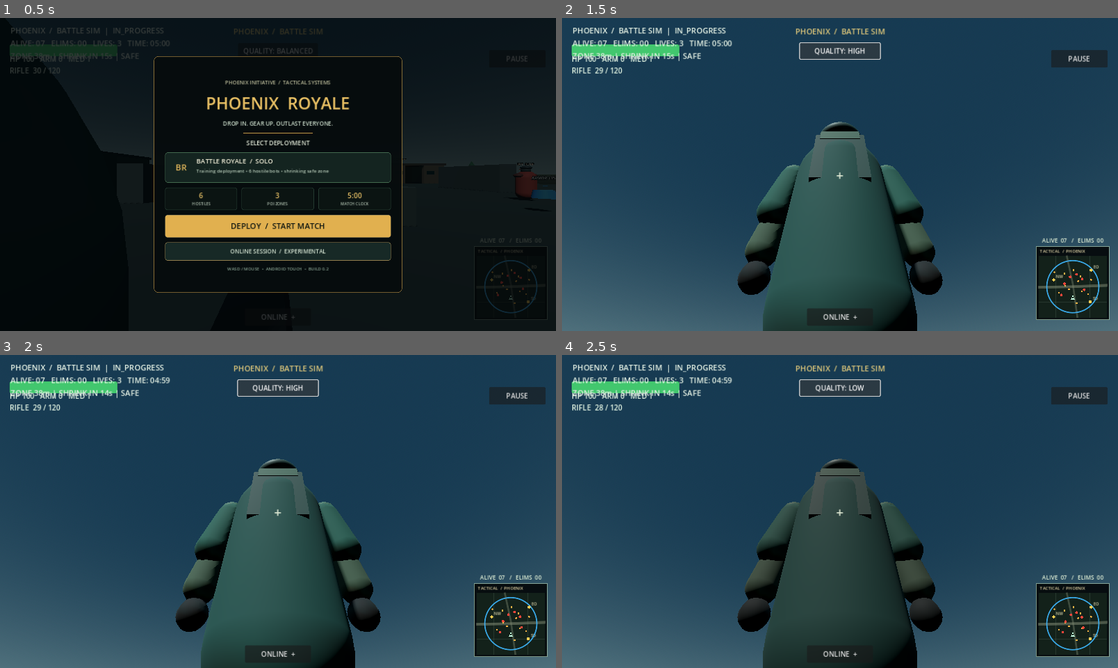
Above: before the commit, frames 1-4 (two rows, left to right).
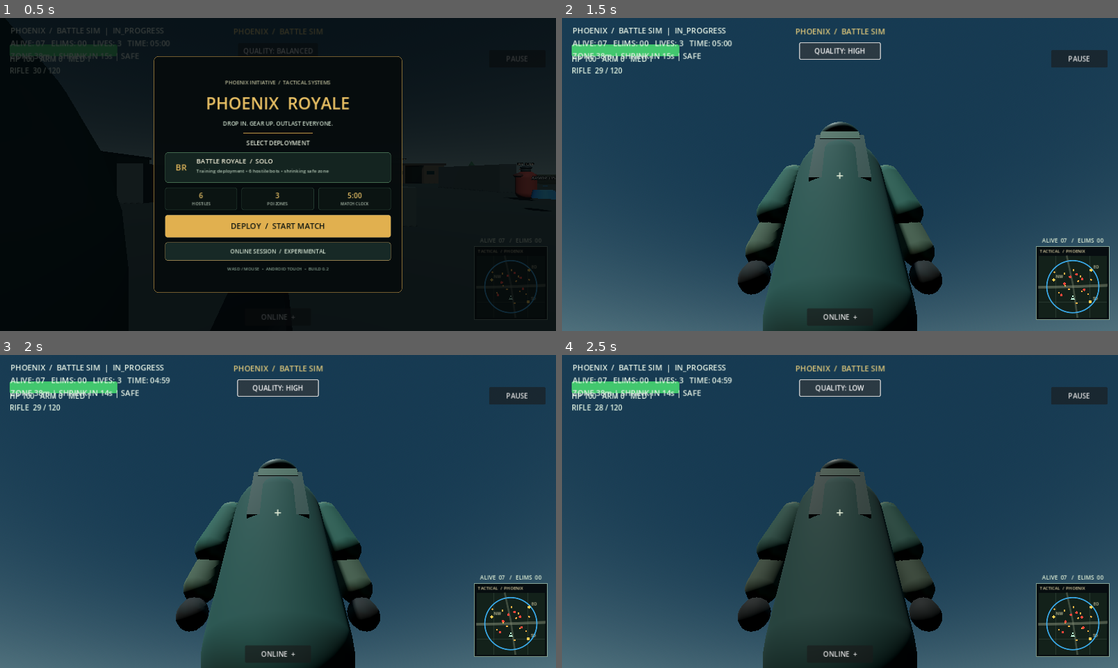
Above: after the commit, the same moments.

Repository: rannarmenu/project-phoenix-battle-royale
Game: Godot game, scene res://scenes/main.tscn
The game is run twice, just before and just after one commit, with the same random seed, the same clock (stepped at 60 frames per second) and the same inputs.
Inputs:
- Up to frame 1 (0.5 s): no input
- Up to frame 2 (1.5 s): click "DEPLOY / START MATCH" at 0.5 s; click "QUALITY: BALANCED" at 1.25 s
- Up to frame 3 (2 s): no input
- Up to frame 4 (2.5 s): click "QUALITY: HIGH" at 2 s

Frame 1 is identical in both runs. In frame 2, less than 0.1% of the frame differs, in the area x 31-69%, y 33-95%; in frame 3, less than 0.1%; in frame 4, less than 0.1%.

Commit message:
Add procedural player movement animation and weapon sway

Diff:
--- a/scripts/ci_smoke_test.gd
+++ b/scripts/ci_smoke_test.gd
@@ -88,6 +88,8 @@
 	var player_visual: Node3D = main_scene.find_child("PhoenixPlayerVisual", true, false) as Node3D
 	var third_person_weapon: Node3D = main_scene.find_child("ThirdPersonWeapon", true, false) as Node3D
 	var bot_armor: Node3D = main_scene.find_child("BotArmor", true, false) as Node3D
+	var left_leg_visual: Node3D = player.get("left_leg_visual") as Node3D
+	var right_leg_visual: Node3D = player.get("right_leg_visual") as Node3D
 	if minimap == null or minimap.get_script() == null or combat_stats == null:
 		push_error("SMOKE TEST: Tactical minimap or alive/elimination HUD was not created")
 		quit(1)
@@ -100,6 +102,18 @@
 		push_error("SMOKE TEST: Enemy tactical armor/helmet model was not created")
 		quit(1)
 		return
+	if left_leg_visual == null or right_leg_visual == null or not player.has_method("_update_character_animation"):
+		push_error("SMOKE TEST: Character procedural gait references were not initialized")
+		quit(1)
+		return
+	player.set("velocity", Vector3(5.5, 0.0, 0.0))
+	player.call("_update_character_animation", 0.016)
+	if not is_instance_valid(left_leg_visual) or not is_instance_valid(right_leg_visual):
+		push_error("SMOKE TEST: Procedural gait update did not retain the leg visuals")
+		quit(1)
+		return
+	player.set("velocity", Vector3.ZERO)
+	player.call("_update_character_animation", 0.016)
 	if not combat_stats.text.contains("ALIVE") or not combat_stats.text.contains("ELIMS"):
 		push_error("SMOKE TEST: Tactical combat stats did not show alive and eliminations")
 		quit(1)
--- a/scripts/player.gd
+++ b/scripts/player.gd
@@ -22,6 +22,10 @@
 
 var player_visual_root: Node3D
 var third_person_weapon: Node3D
+var left_upper_arm_visual: MeshInstance3D
+var right_upper_arm_visual: MeshInstance3D
+var left_leg_visual: MeshInstance3D
+var right_leg_visual: MeshInstance3D
 var camera: Camera3D
 var camera_pivot: Node3D
 var spring_arm: SpringArm3D
@@ -138,8 +142,8 @@
 	_add_model_box(player_visual_root, "TacticalBackpack", Vector3(0.42, 0.58, 0.23), Vector3(0.0, 1.36, 0.255), Color(0.12, 0.22, 0.19), 0.08)
 	_add_model_box(player_visual_root, "BackpackTopFlap", Vector3(0.34, 0.13, 0.25), Vector3(0.0, 1.64, 0.25), Color(0.21, 0.31, 0.24), 0.05)
 
-	_add_model_capsule(player_visual_root, "LeftUpperArm", 0.145, 0.66, Vector3(-0.47, 1.28, -0.015), Color(0.12, 0.29, 0.24), Vector3(0.0, 0.0, -12.0))
-	_add_model_capsule(player_visual_root, "RightUpperArm", 0.145, 0.66, Vector3(0.47, 1.28, -0.015), Color(0.12, 0.29, 0.24), Vector3(0.0, 0.0, 12.0))
+	left_upper_arm_visual = _add_model_capsule(player_visual_root, "LeftUpperArm", 0.145, 0.66, Vector3(-0.47, 1.28, -0.015), Color(0.12, 0.29, 0.24), Vector3(0.0, 0.0, -12.0))
+	right_upper_arm_visual = _add_model_capsule(player_visual_root, "RightUpperArm", 0.145, 0.66, Vector3(0.47, 1.28, -0.015), Color(0.12, 0.29, 0.24), Vector3(0.0, 0.0, 12.0))
 	_add_model_capsule(player_visual_root, "LeftForearm", 0.12, 0.43, Vector3(-0.53, 0.91, -0.09), Color(0.23, 0.29, 0.22), Vector3(0.0, 0.0, -9.0))
 	_add_model_capsule(player_visual_root, "RightForearm", 0.12, 0.43, Vector3(0.53, 0.91, -0.09), Color(0.23, 0.29, 0.22), Vector3(0.0, 0.0, 9.0))
 	_add_model_capsule(player_visual_root, "LeftGlove", 0.105, 0.20, Vector3(-0.55, 0.63, -0.1), Color(0.07, 0.09, 0.08))
@@ -148,8 +152,8 @@
 	_add_model_sphere(player_visual_root, "LeftShoulderPad", Vector3(0.24, 0.19, 0.25), Vector3(-0.44, 1.55, -0.025), Color(0.22, 0.34, 0.27))
 	_add_model_sphere(player_visual_root, "RightShoulderPad", Vector3(0.24, 0.19, 0.25), Vector3(0.44, 1.55, -0.025), Color(0.22, 0.34, 0.27))
 
-	_add_model_capsule(player_visual_root, "LeftLeg", 0.16, 0.77, Vector3(-0.19, 0.47, 0.025), Color(0.19, 0.23, 0.19))
-	_add_model_capsule(player_visual_root, "RightLeg", 0.16, 0.77, Vector3(0.19, 0.47, 0.025), Color(0.19, 0.23, 0.19))
+	left_leg_visual = _add_model_capsule(player_visual_root, "LeftLeg", 0.16, 0.77, Vector3(-0.19, 0.47, 0.025), Color(0.19, 0.23, 0.19))
+	right_leg_visual = _add_model_capsule(player_visual_root, "RightLeg", 0.16, 0.77, Vector3(0.19, 0.47, 0.025), Color(0.19, 0.23, 0.19))
 	_add_model_box(player_visual_root, "LeftCombatBoot", Vector3(0.25, 0.16, 0.40), Vector3(-0.2, 0.105, -0.055), Color(0.07, 0.085, 0.075), 0.12)
 	_add_model_box(player_visual_root, "RightCombatBoot", Vector3(0.25, 0.16, 0.40), Vector3(0.2, 0.105, -0.055), Color(0.07, 0.085, 0.075), 0.12)
 
@@ -490,6 +494,27 @@
 	if Input.is_action_just_pressed("jump"):
 		_request_jump()
 	move_and_slide()
+	_update_character_animation(delta)
+
+func _update_character_animation(_delta: float) -> void:
+	if not is_instance_valid(player_visual_root):
+		return
+	var planar_speed := Vector2(velocity.x, velocity.z).length()
+	var gait_weight := clampf(planar_speed / SPRINT_SPEED, 0.0, 1.0)
+	var phase := float(Time.get_ticks_msec()) * 0.001 * (5.8 + gait_weight * 3.8)
+	var stride := sin(phase) * gait_weight
+	player_visual_root.position.y = sin(phase * 2.0) * 0.003 + absf(sin(phase)) * 0.026 * gait_weight
+	if is_instance_valid(left_leg_visual):
+		left_leg_visual.rotation.x = stride * 0.42
+	if is_instance_valid(right_leg_visual):
+		right_leg_visual.rotation.x = -stride * 0.42
+	if is_instance_valid(left_upper_arm_visual):
+		left_upper_arm_visual.rotation.x = -stride * 0.13
+	if is_instance_valid(right_upper_arm_visual):
+		right_upper_arm_visual.rotation.x = stride * 0.13
+	if is_instance_valid(third_person_weapon):
+		third_person_weapon.position.y = 1.24 + sin(phase * 2.0) * 0.012 * gait_weight
+		third_person_weapon.rotation_degrees.x = -3.0 + stride * 1.2
 
 func toggle_camera_mode() -> void:
 	first_person = not first_person
Not shown, changed: README.md
Not shown, changed: docs/DEVELOPMENT_ROADMAP.md
